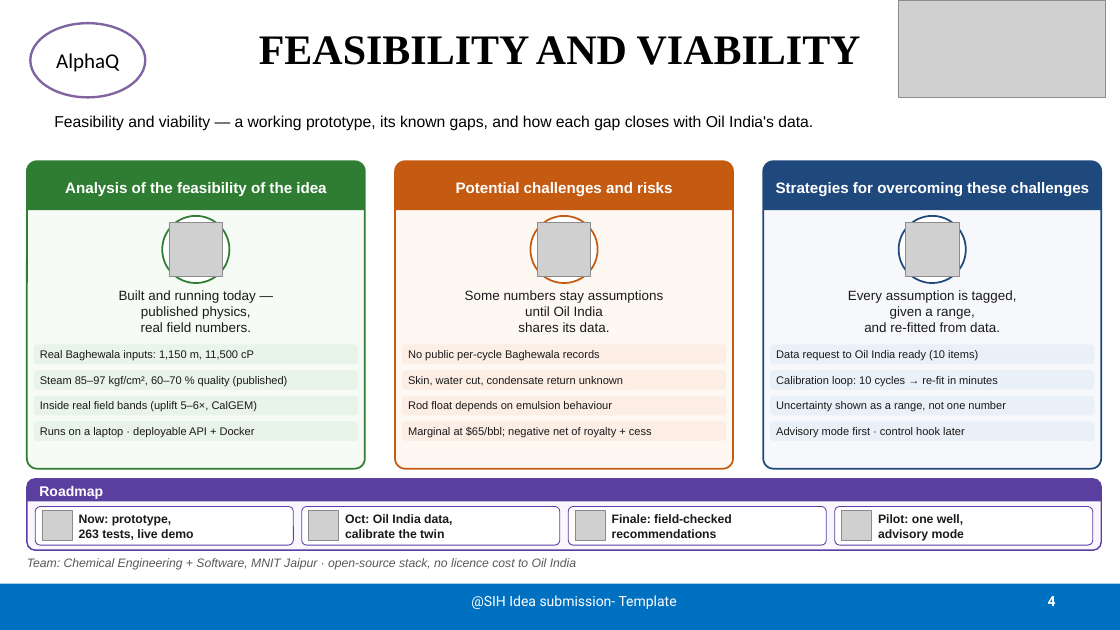
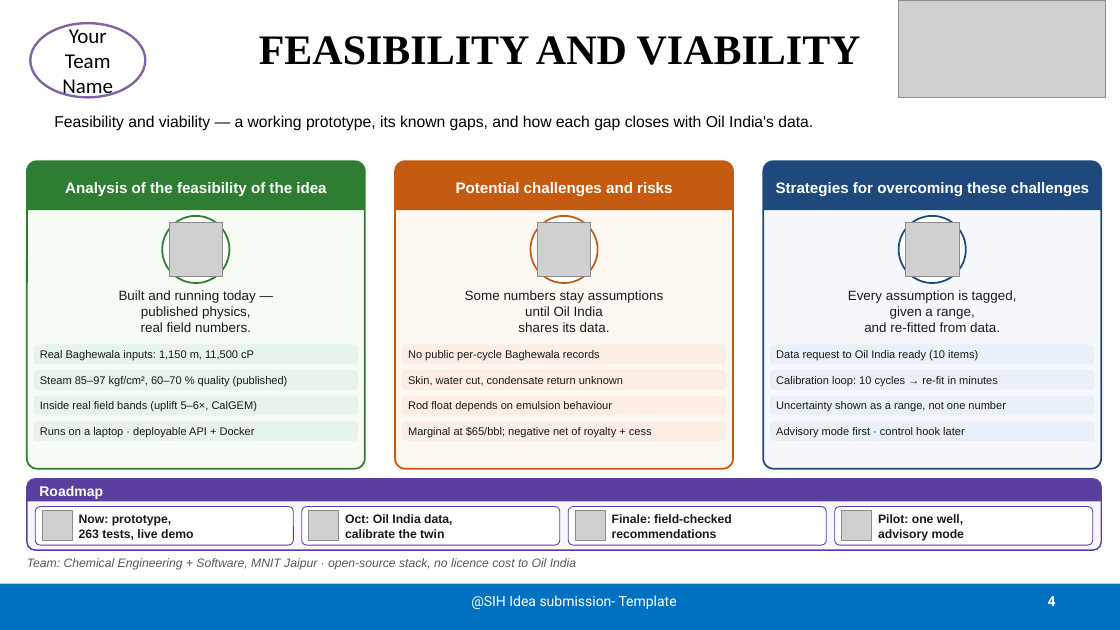
Before and after one commit to grv-io/sih2026-baghewala-digital-twin, a slide deck: slide 4 of ppt/final/SIH26120_Idea_Presentation_STRICT.pptx. Drawn at 1120x630 pixels with LibreOffice and Linux fonts; fonts in the diff are those of the drawing; grey boxes stand for pictures. Boxes give left, top, right and bottom in pixels: in the first picture for what was removed or moved away, otherwise in the second. Text is boxed around its words. In the diff, an @@ line names an element or a change of style, - is before the commit and + after.

```diff
--- a/ppt/final/SIH26120_Idea_Presentation_STRICT.pptx
+++ b/ppt/final/SIH26120_Idea_Presentation_STRICT.pptx
@@ text in ellipse at bbox=[62, 25, 113, 99]: text changed @@
-AlphaQ
+Your Team Name
```
Also in this commit, not shown: 5 other slides changed, 3 other files.
